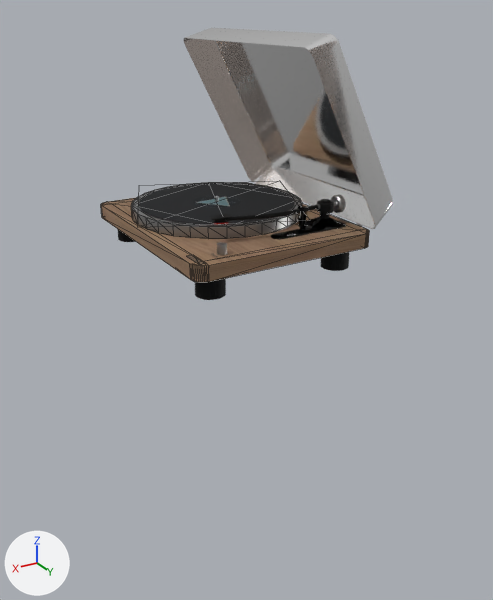
The glTF model models/RecordPlayer.gltf: old version first, new version second.
The view is the same before and after, from a 50 mm lens placed at (0.576, 1.028, 0.409), pointed at (-0.024, 0.029, -0.091). The axes (+X, +Y, +Z) are drawn at lower left. The lights are the same throughout. Mesh edges are drawn as thin lines on the coarser meshes. Where no turn or scale is listed for an object, it has been applied to the vertices.

Objects in the first picture: 'Base', 'DustCover', 'Feet', 'Pickup', 'PickupBaseAttachment', 'VinylBase', 'VinylDisk'.
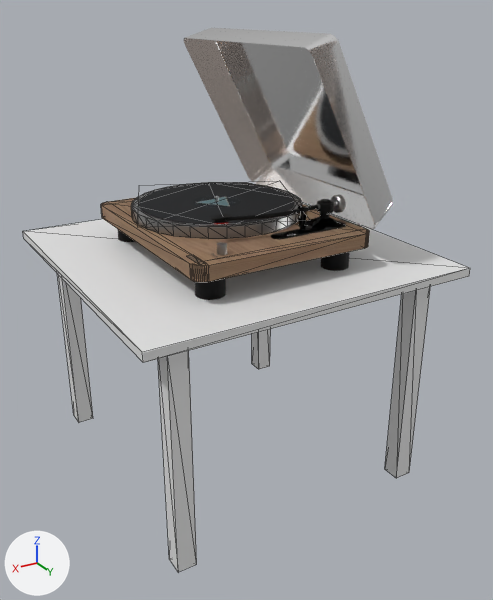
The newer file is also turned or shifted as a whole; pictures and numbers use the older file's frame.

What changed in the scene script:
```text
Add mat_madeira_mesa:
    mat_madeira_mesa = principled_material('Madeira Mesa')
    mat_madeira_mesa.base_color = (0.8, 0.8, 0.8)  # white #e7e7e7
Add me_cube_009:
    me_cube_009.from_pydata(...)  # 40 vertices, 60 faces; spans x -1.0..1.0, y -1.0..1.0, z -32.6..23.5
    me_cube_009.materials.append(mat_madeira_mesa)  # its picture is missing
Add ob_mesa:
    ob_mesa = bpy.data.objects.new('Mesa', me_cube_009)
    ob_mesa.location = (-0.008, -0.008, -0.176)
    ob_mesa.rotation_euler = (0.0, -3.142, 0.0)  # degrees (0, -180, 0)
    ob_mesa.scale = (-0.3, -0.3, -0.0075)
```

Changed parts and their boxes [x1, y1, x2, y2] in the pictures (493 x 600 px):
'Mesa', added
    after: [23, 203, 470, 572]
